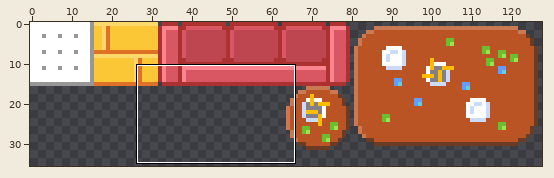
One commit to this sprite sheet: Sprites/tiles/tileset.png. The first picture is a wide view before the edit; the outline marks the close-up.
Close-up. Before:
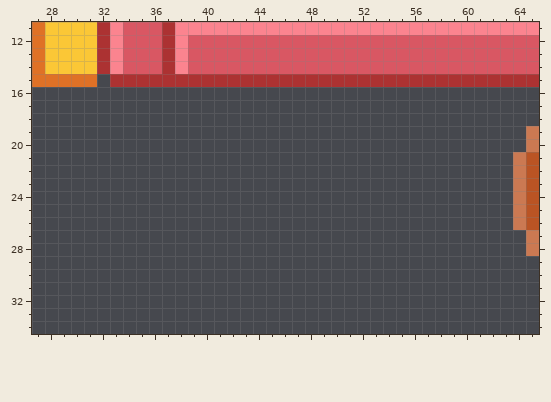
The file is 128x128 pixels. Shown: x 27..65, y 11..34. The wide view leaves out empty margins.
After:
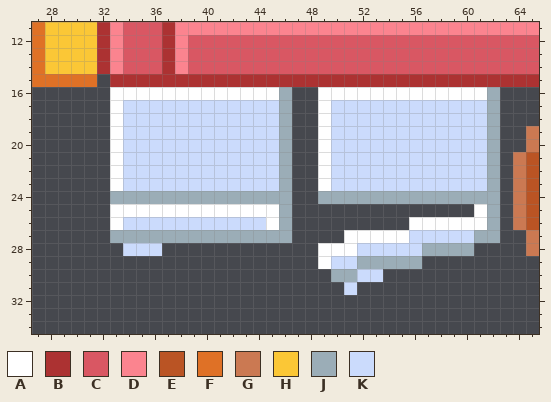
Palette (. is transparent): A #ffffff  B #ac3232  C #d95763  D #fb848f  E #ba5424  F #df7126  G #cb7952  H #fbc736  J #9badb7  K #cbdbfc
Diff:
y 16: x 33..46 .............. -> AAAAAAAAAAAAAJ; x 49..62 .............. -> AAAAAAAAAAAAAJ
y 17..23: x 33..46 .............. -> AKKKKKKKKKKKKJ; x 49..62 .............. -> AKKKKKKKKKKKKJ
y 24: x 33..46 .............. -> JJJJJJJJJJJJJJ; x 49..62 .............. -> JJJJJJJJJJJJJJ
y 25: x 33..46 .............. -> AAAAAAAAAAAAAJ; x 61..62 .. -> AJ
y 26: x 33..46 .............. -> AKKKKKKKKKKKAJ; x 56..62 ....... -> AAAAAAJ
y 27: x 33..46 .............. -> JJJJJJJJJJJJJJ; x 51..62 ............ -> AAAAAKKKKKJJ
y 28: x 34..36 ... -> KKK; x 49..60 ............ -> AAAKKKKKJJJJ
y 29: x 49..56 ........ -> AKKJJJJJ
y 30: x 50..53 .... -> JJKK
y 31: x 51 . -> K
Where, in picture pixels (left, top, right, bottom), the same in both close-ups:
added: (110, 87, 500, 295)
